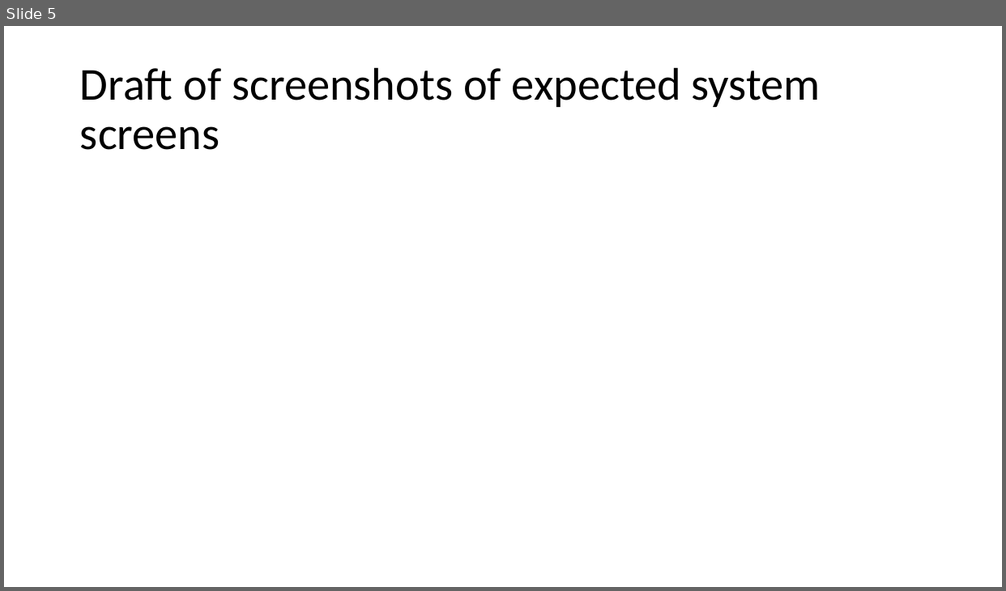
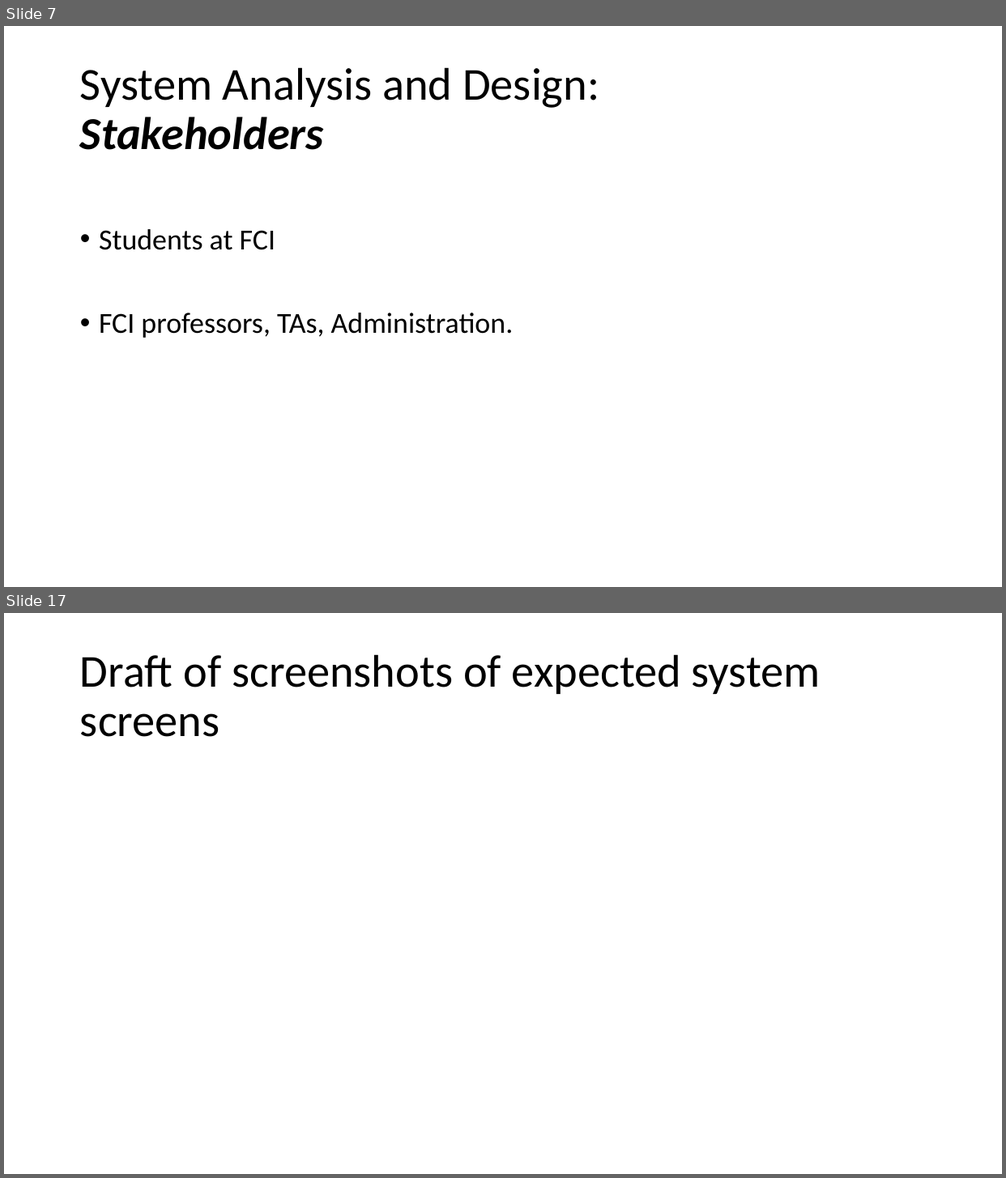
Before and after one commit to FCI-E-campus/fci-e-campus-docs, a slide deck: Mid-year document & presentation/FCI-CU-GP-Midyear-Presentation.pptx. Shown one above the other, each under a label of ours: slide 5 before the commit, slides 7 and 17 after it; the slides between them are not shown. The pictures are 1006x591 and 1006x1178 pixels, drawn with LibreOffice and Linux fonts; fonts in the diff are those of the drawing. Boxes give left, top, right and bottom in pixels: in the first picture for what was removed or moved away, otherwise in the second. Text is boxed around its words. In the diff, an @@ line names an element or a change of style, - is before the commit and + after.

```diff
--- a/Mid-year document & presentation/FCI-CU-GP-Midyear-Presentation.pptx
+++ b/Mid-year document & presentation/FCI-CU-GP-Midyear-Presentation.pptx
@@ slide 7 added at [4,26,1002,587], background #FFFFFF @@
@@ title added at [80,67,599,150], 44 pt, text #000000 @@
+System Analysis and Design:
+Stakeholders
@@ text added at [99,229,513,338], 28 pt, text #000000 @@
+• Students at FCI
+• FCI professors, TAs, Administration.
@@ what was slide 5 is now slide 17 @@
```
Also in this commit, not shown: 4 slides changed, 11 other slides added, 4 other files.
